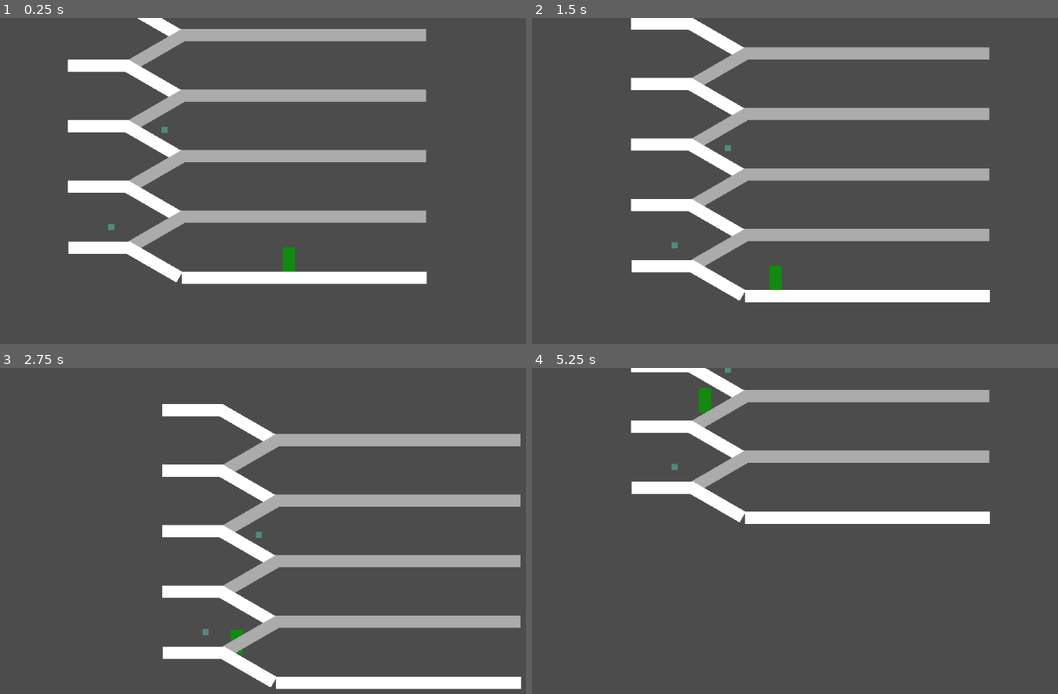
Above: before the commit, frames 1-4 (two rows, left to right).
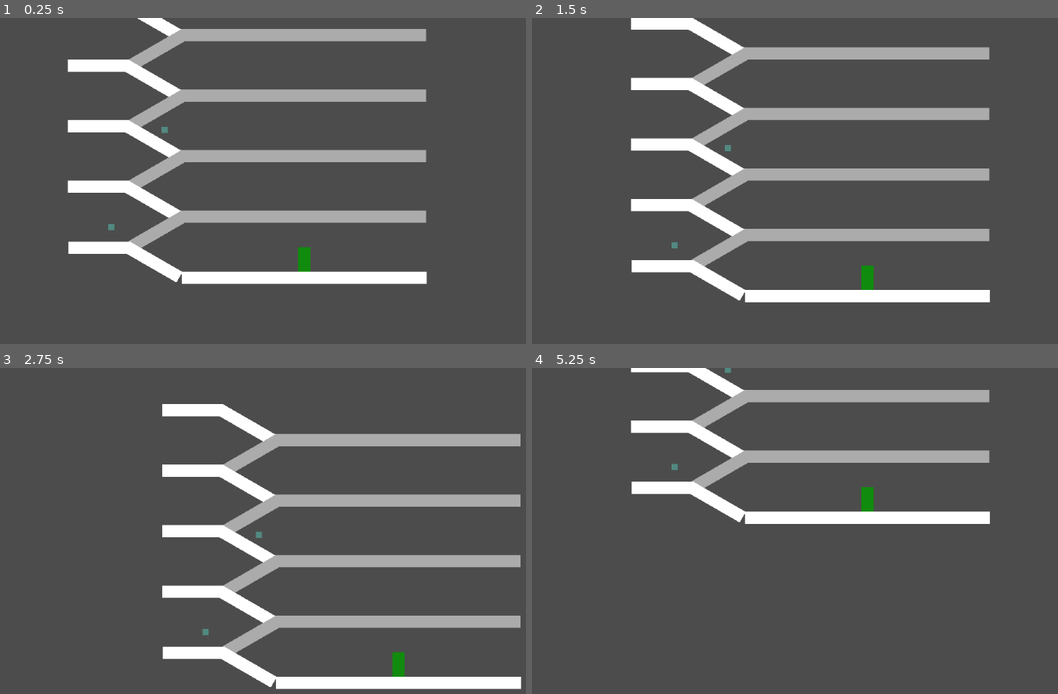
Above: after the commit, the same moments.

Repository: MilanVasko/ludum-dare-51
Game: Godot game, scene res://main.tscn
Two runs of this game, one before a commit and one after it. Both use one fixed random seed, a clock stepped at 60 frames per second and the inputs below.
Inputs (mouse positions are in pixels of both pictures, inside the frame that each line leads up to):
- Up to frame 1 (0.25 s): no input
- Up to frame 2 (1.5 s): move the mouse to (900, 184) at 0.52 s; click (900, 184) at 0.67 s; drag from (637, 220) to (731, 275) at 1.27 s
- Up to frame 3 (2.75 s): move the mouse to (289, 472) at 2.02 s; click (289, 472) at 2.17 s
- Up to frame 4 (5.25 s): drag from (731, 625) to (574, 495) at 2.77 s; move the mouse to (947, 605) at 3.52 s; click (947, 605) at 3.67 s; drag from (574, 495) to (668, 459) at 4.27 s; move the mouse to (789, 550) at 5.02 s; click (789, 550) at 5.17 s

The runs differ from the first frame. In frame 1, 0.4% of the frame differs, in the area x 53-60%, y 70-78%; in frame 2, 0.4%; in frame 3, 0.2%; in frame 4, 0.4%.

Commit message:
Clean up employee.gd a bit

Diff:
--- a/employee/employee.gd
+++ b/employee/employee.gd
@@ -1,20 +1,12 @@
 extends Node2D
 
 const Waypoint = preload("res://waypoint/waypoint.gd")
-
-export(NodePath) var test_target_node_path
-onready var test_target_node: Node2D = get_node(test_target_node_path)
 const SPEED := 500.0
 
 export(Global.DefectType) var target_defect_type: int
 
 var path_to_travel := []
 var current_travel_index := -1
-
-func _ready() -> void:
-	print("Current position: ", global_position)
-	print("Test target node: ", test_target_node.global_position)
-	move_to(test_target_node.global_position)
 
 func _process(delta: float) -> void:
 	if current_travel_index < 0 || current_travel_index >= path_to_travel.size():
@@ -34,17 +26,13 @@
 	current_travel_index = 0
 
 func find_path_to(global_target_position: Vector2) -> Array:
-	var w := Waypoint.new()
-	w.neighbours = []
-	print(w)
 	var waypoints := get_tree().get_nodes_in_group("waypoint")
 	var neighbour_waypoints := Global.find_neighbour_waypoints(waypoints, global_target_position)
-	return a_star(
+	return find_path_to_impl(
 		neighbour_waypoints[0],
 		neighbour_waypoints[1],
 		Global.find_projected_waypoint(waypoints, global_target_position)
 	)
-	#return [Global.find_projected_waypoint(waypoints, test_target_node.global_position)]
 
 func reconstruct_path(came_from: Dictionary, current: Waypoint, real_target: Vector2) -> Array:
 	var total_path := [current.global_position]
@@ -55,14 +43,14 @@
 	total_path.push_back(real_target)
 	return total_path
 
-func a_star(goal_a: Waypoint, goal_b: Waypoint, real_target: Vector2) -> Array:
+func find_path_to_impl(goal_a: Waypoint, goal_b: Waypoint, real_target: Vector2) -> Array:
 	var start := create_initial_waypoint()
 	var open_set := [start]
 
 	var came_from := {}
 
-	var g_score := {}
-	g_score[start] = 0
+	var score := {}
+	score[start] = 0
 
 	while !open_set.empty():
 		var current_id := 0
@@ -85,12 +73,11 @@
 				cgp = global_position
 
 			var tentative_g_score: float = \
-				g_score[current] + cgp.distance_to(neighbour.global_position)
+				score[current] + cgp.distance_to(neighbour.global_position)
 
-			if tentative_g_score < g_score.get(neighbour, INF):
-				# This path to neighbor is better than any previous one. Record it!
+			if tentative_g_score < score.get(neighbour, INF):
 				came_from[neighbour] = current
-				g_score[neighbour] = tentative_g_score
+				score[neighbour] = tentative_g_score
 				if open_set.find(neighbour) < 0:
 					open_set.append(neighbour)
 
--- a/main.tscn
+++ b/main.tscn
@@ -9,7 +9,6 @@
 [node name="Main" type="Node"]
 
 [node name="Employee" parent="." instance=ExtResource( 1 )]
-test_target_node_path = NodePath("../Defect")
 target_defect_type = 0
 
 [node name="Camera" parent="." instance=ExtResource( 2 )]
